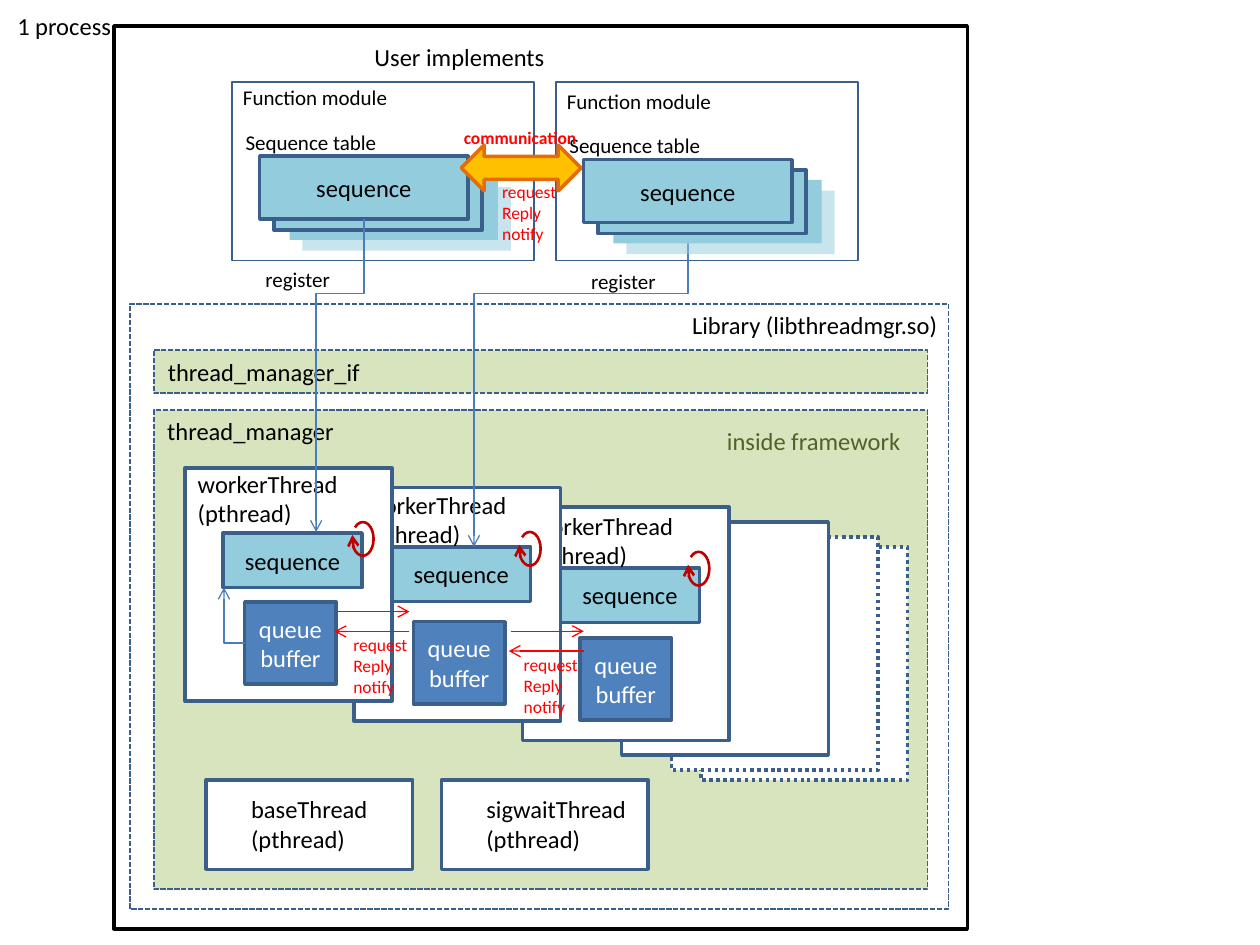
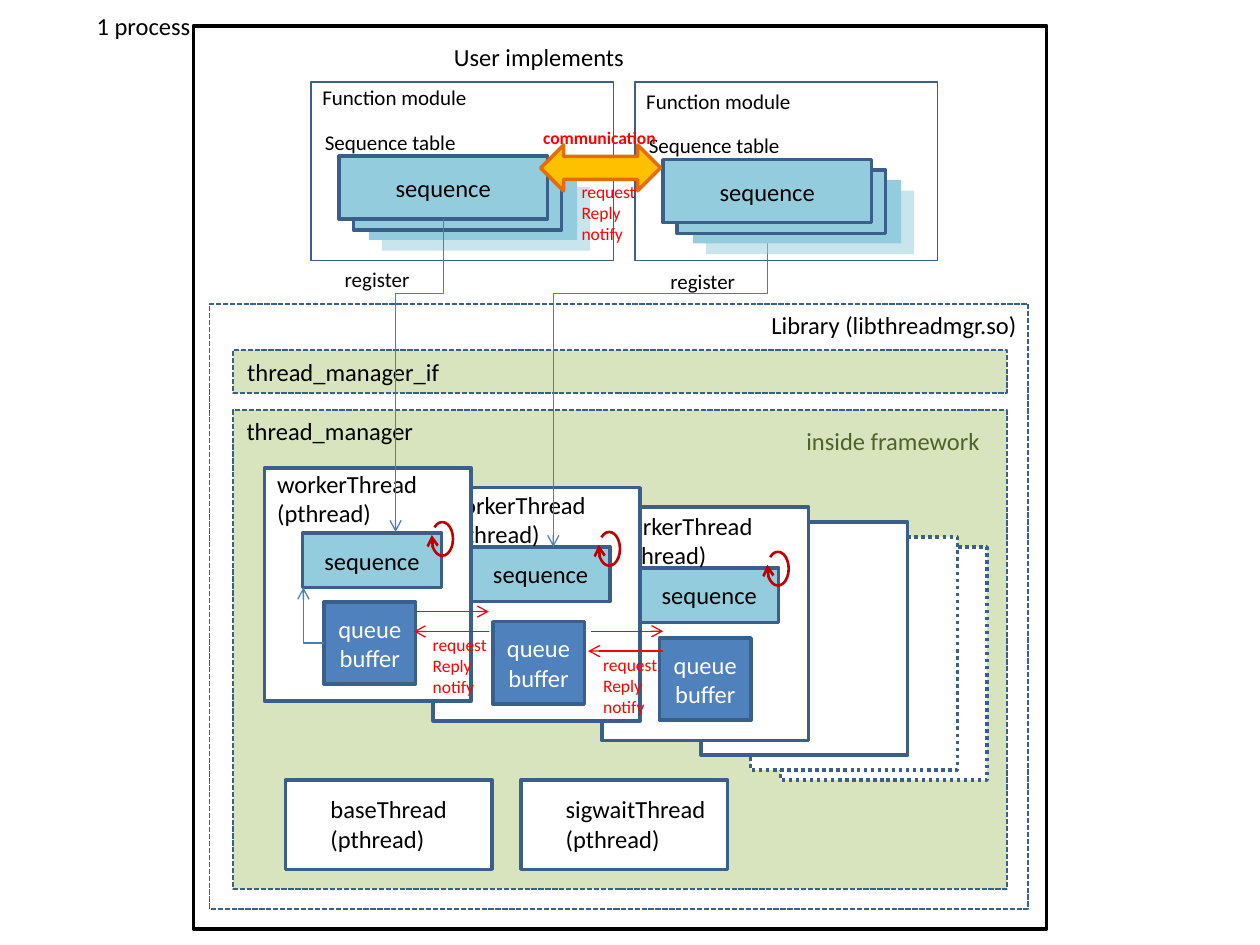
Before and after one commit to ysan/thread_manager, a slide deck: slide 1 of etc/thread_manager.pptx. Drawn at 1260x945 pixels with LibreOffice and Linux fonts; fonts in the diff are those of the drawing. Boxes give left, top, right and bottom in pixels: in the first picture for what was removed or moved away, otherwise in the second. Text is boxed around its words. In the diff, an @@ line names an element or a change of style, - is before the commit and + after.

```diff
--- a/etc/thread_manager.pptx
+++ b/etc/thread_manager.pptx
@@ 28 rectangles, 21 texts, 4 arrows, 3 arc (boxed as its full ellipse)s, 3 elbow arrows, 1 left right arrow: place and size @@
-28 rectangles, 21 texts, 4 arrows, 3 arc (boxed as its full ellipse)s, 3 elbow arrows, 1 left right arrow at [17, 19, 968, 930]
+28 rectangles, 21 texts, 4 arrows, 3 arc (boxed as its full ellipse)s, 3 elbow arrows, 1 left right arrow at [97, 19, 1047, 930]
```
Also in this commit, not shown: 20 other files.
